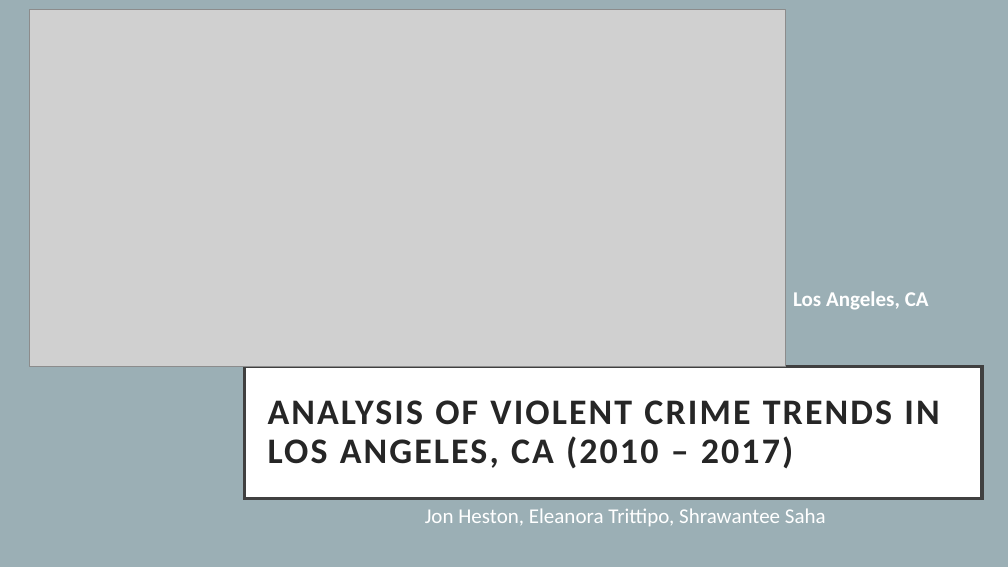
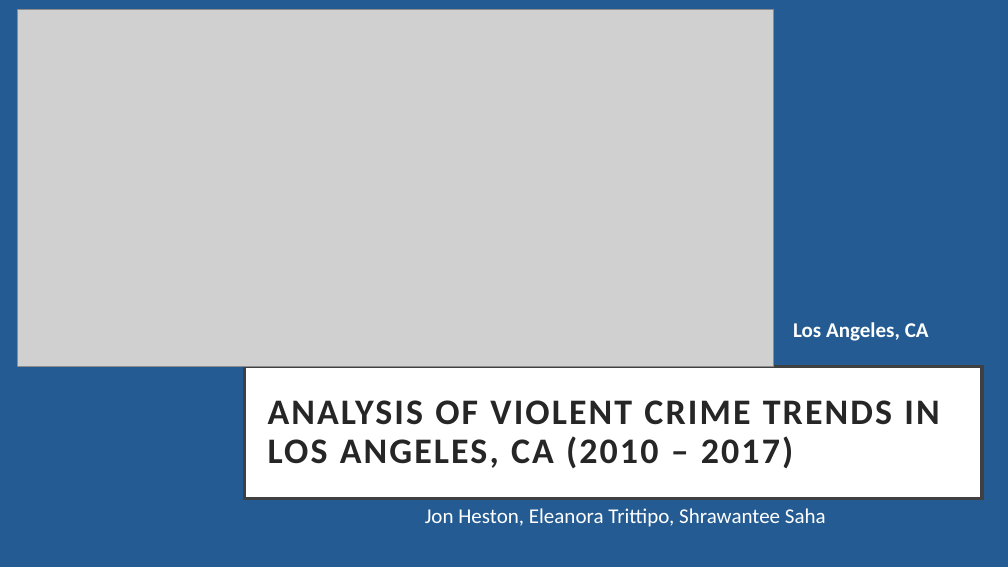
Before and after one commit to shrawantee/Project-Analysis-of-Violent-Crime-in-LA, a slide deck: slide 1 of LACity Crime-Dora.pptx. Drawn at 1008x567 pixels with LibreOffice and Linux fonts; fonts in the diff are those of the drawing; grey boxes stand for pictures. Boxes give left, top, right and bottom in pixels: in the first picture for what was removed or moved away, otherwise in the second. Text is boxed around its words. In the diff, an @@ line names an element or a change of style, - is before the commit and + after.

```diff
--- a/LACity Crime-Dora.pptx
+++ b/LACity Crime-Dora.pptx
@@ background #9BAFB5 to #245B92 @@
@@ picture: place and size @@
-picture at [29,10,786,367]
+picture at [17,10,774,367]
@@ text "Los Angeles, CA": place and size @@
-text "Los Angeles, CA" at [793,291,929,310]
+text "Los Angeles, CA" at [793,322,929,341]
```
Also in this commit, not shown: 18 other slides changed, 4 slides added, 5 slides removed.
